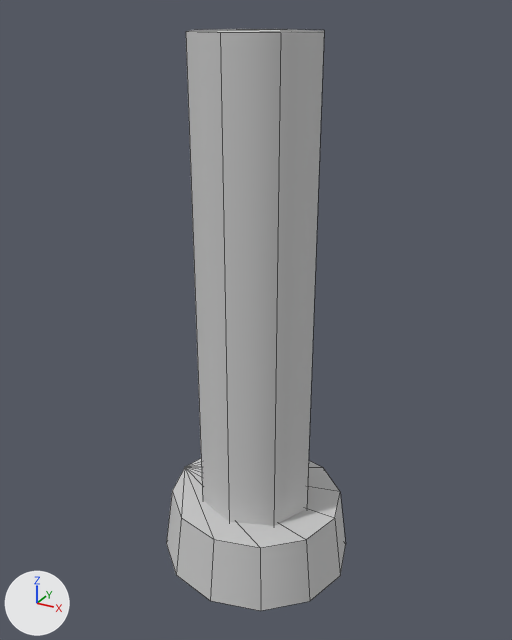
Before and after pictures for a commit that changed the FBX model Assets/_Assets/Models/column_02.fbx.
One viewpoint serves both versions: a 50 mm lens placed at (0.661, -1.201, 1.196), pointed at (-0.003, 0.005, 0.593). Lighting does not change. The marker at lower left points along +X, +Y and +Z. Mesh edges are drawn as thin lines. Where no turn or scale is listed for an object, it has been applied to the vertices.

In view in the first picture: 'column_02'.
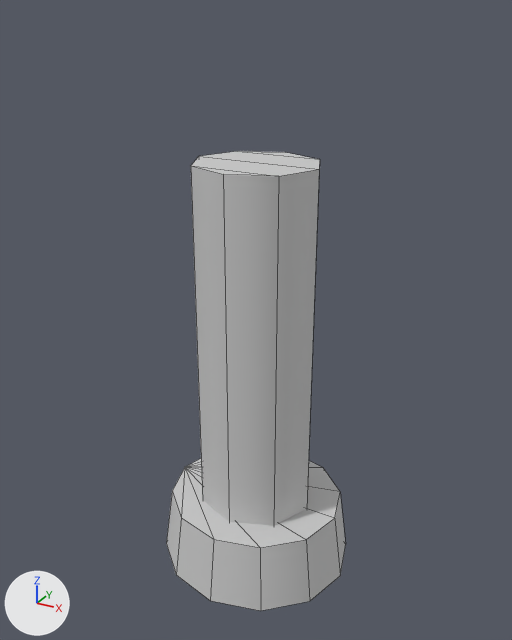
The newer file is also rescaled (x0.945) as a whole; pictures and numbers use the older file's frame.

Boxes [x1, y1, x2, y2] around the edits, measured in the pictures (512 x 640 px; the box of a moved part takes in the faces that stretch with it):
'column_02', reshaped (21% shorter): before [166, 29, 346, 611]; after [166, 151, 346, 611]
part 1 of me_mesh, moved or reshaped: before [186, 29, 324, 484]; after [191, 151, 320, 484]

The edits, one by one:
me_mesh has 40 vertices, 34 faces and spans x -0.222..0.222, y -0.208..0.208, z -0.001..1.159.
me_mesh is used by ob_column_02; location (0.0, 0.0, 0.0).
Before the commit, vertices of me_mesh: 24 (-0.093, 0.09, 1.159) at pixel (236, 29), 25 (-0.093, -0.085, 1.159) at pixel (185, 31), 26 (0.093, 0.09, 1.159) at pixel (324, 30), 27 (0.093, -0.085, 1.159) at pixel (280, 32), 28 (0.0, -0.121, 1.159) at pixel (220, 32).
Before the commit, vertices of me_mesh: 29 (-0.132, 0.002, 1.159) at pixel (194, 29), 30 (0.0, 0.126, 1.159) at pixel (287, 29), 31 (0.132, 0.002, 1.159) at pixel (324, 31).
Part 1, on me_mesh:
Vertices 24 to 31 of me_mesh move by (0.0, 0.0, -0.234).
